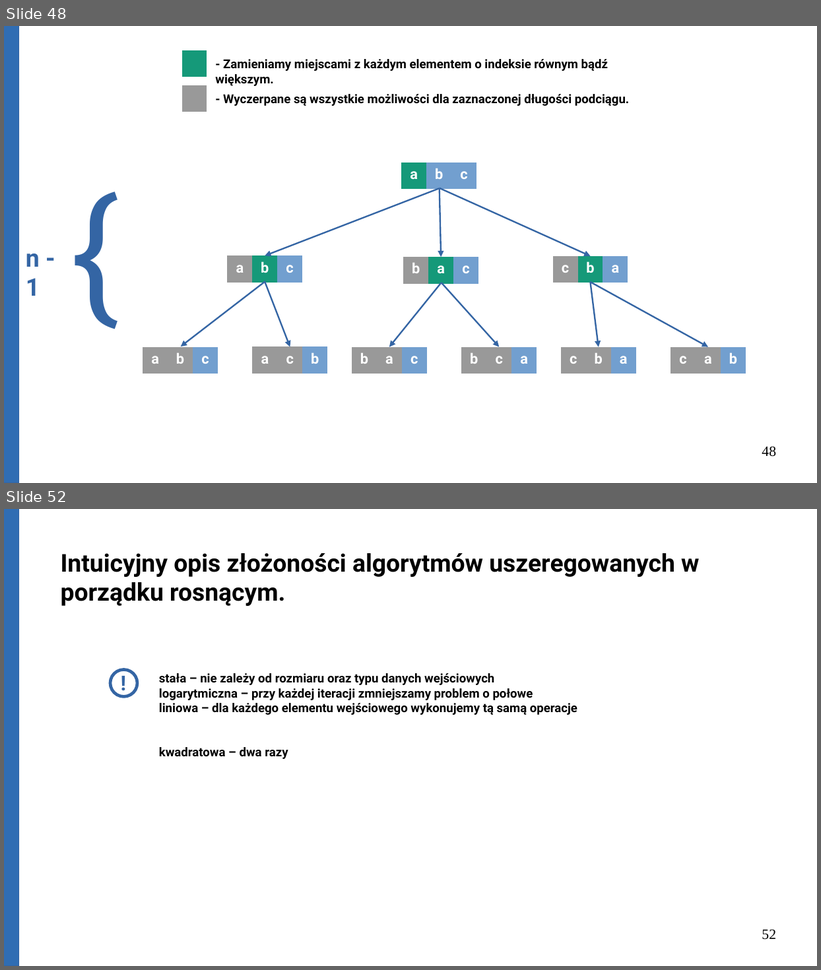
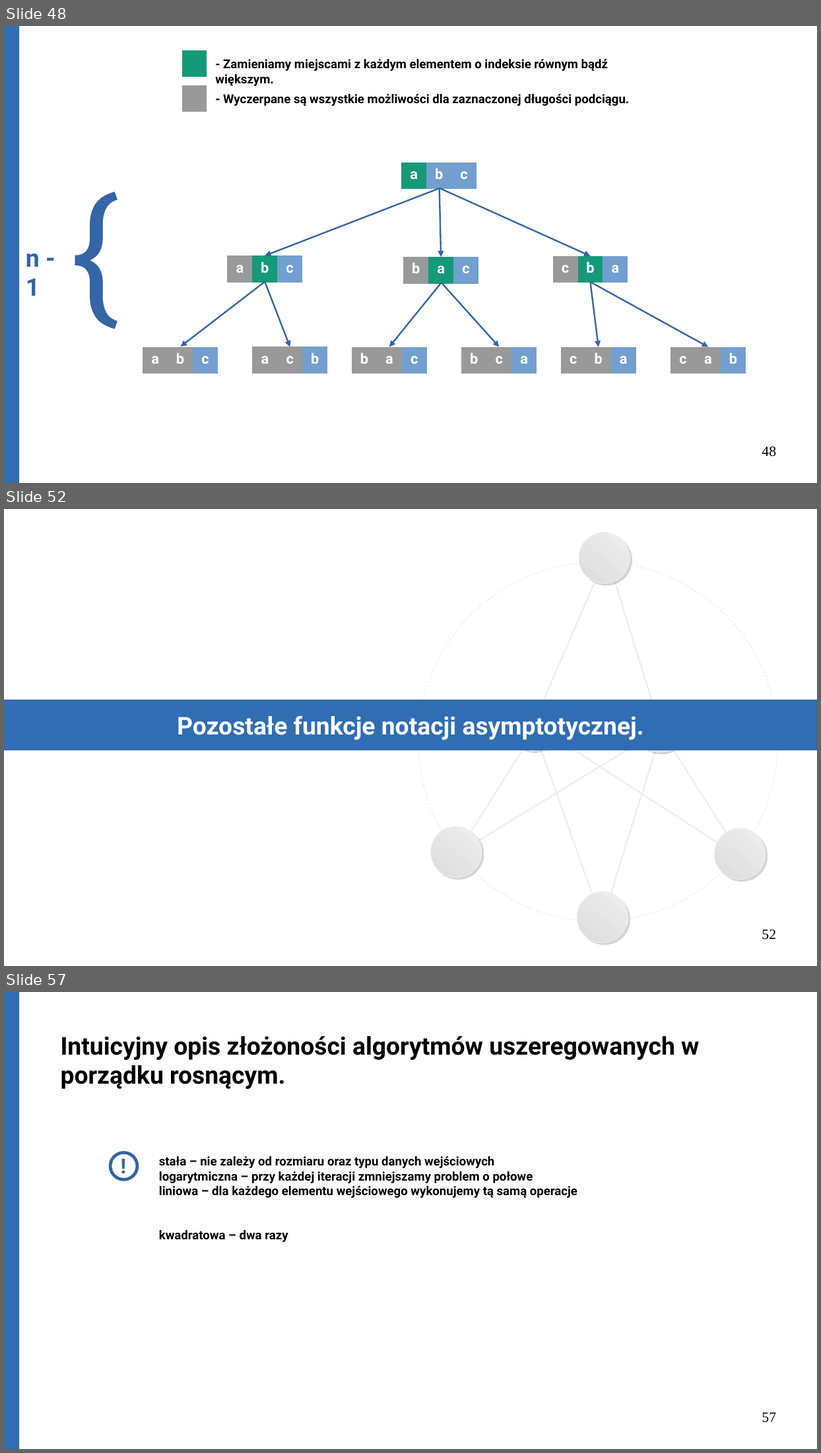
Before and after one commit to Michael-Wisniewski/algorithmic-workshop, a slide deck: gotowa.odp. Shown one above the other, each under a label of ours: slides 48 and 52 before the commit, slides 48, 52 and 57 after it; the slides between them are not shown. The pictures are 821x970 and 821x1453 pixels, drawn with LibreOffice and Linux fonts; fonts in the diff are those of the drawing. Boxes give left, top, right and bottom in pixels: in the first picture for what was removed or moved away, otherwise in the second. Text is boxed around its words. In the diff, an @@ line names an element or a change of style, - is before the commit and + after.

```diff
--- a/gotowa.odp
+++ b/gotowa.odp
@@ slide 52 added at box(4, 509, 817, 966), background #FFFFFF @@
@@ group added at box(418, 533, 779, 943): 8 lines, 7 ellipses @@
@@ rectangle added at box(4, 700, 817, 751), fill #306DB3, outline #3465A4 0 pt, 24 pt, text #FFFFFF, bold @@
+Pozostałe funkcje notacji asymptotycznej.
@@ page number added at box(762, 929, 776, 940), 14 pt, text #000000 @@
+52
@@ what was slide 52 is now slide 57 @@
@@ page number at box(762, 1412, 776, 1423): text changed @@
-52
+57
```
Also in this commit, not shown: 4 slides changed, 4 other slides added, 6 other files.
